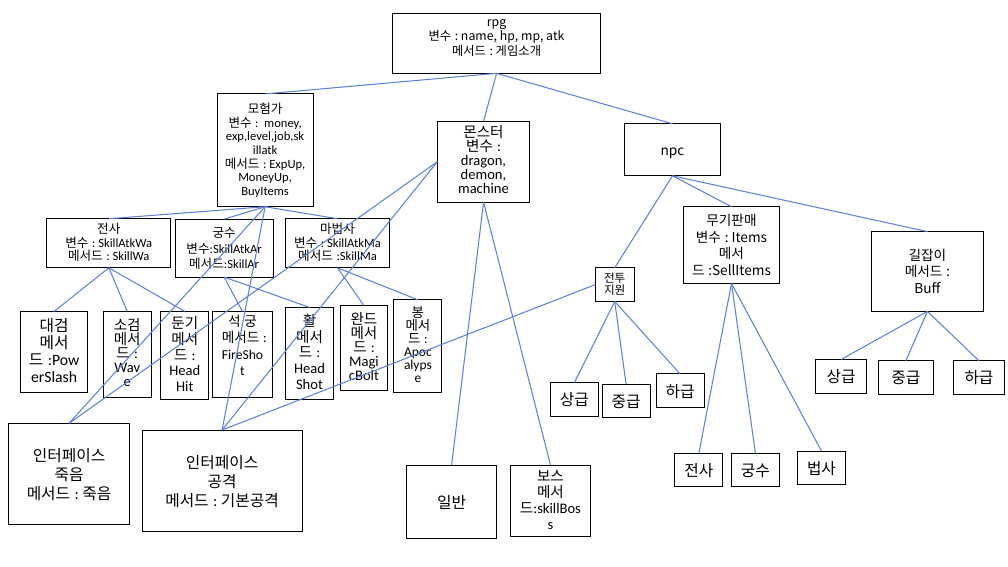
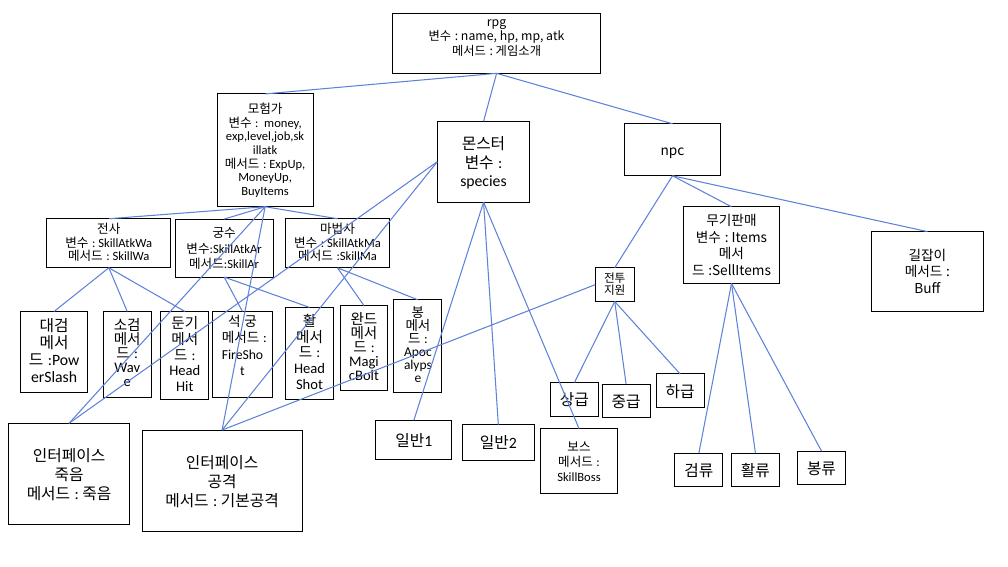
Before and after one commit to Nahoyoung146/javappt, a slide deck: slide 1 of 자바 프로젝트.pptx. Drawn at 1008x567 pixels with LibreOffice and Linux fonts; fonts in the diff are those of the drawing. Boxes give left, top, right and bottom in pixels: in the first picture for what was removed or moved away, otherwise in the second. Text is boxed around its words. In the diff, an @@ line names an element or a change of style, - is before the commit and + after.

Commit message:
수정

```diff
--- a/자바 프로젝트.pptx
+++ b/자바 프로젝트.pptx
@@ text in rectangle at [462, 136, 505, 151]: size 13.9 to 15 pt in "몬스터"; line spacing 0.8 to 1 @@
@@ text in rectangle at [460, 155, 506, 189]: text changed; size 13.9 to 15 pt @@
-변수 : dragon, demon, machine
+변수 : species
@@ line added from (484, 202) to (414, 420), #5E81D9 1 pt @@
@@ line moved from (484, 202) - (551, 465) to (484, 202) - (579, 429) @@
@@ line moved from (484, 202) - (451, 465) to (484, 202) - (498, 425) @@
@@ line removed from (928, 312) to (842, 360) @@
@@ line removed from (928, 312) to (906, 361) @@
@@ line removed from (928, 312) to (979, 361) @@
@@ rectangle removed at [816, 360, 867, 394] @@
-상급
@@ rectangle removed at [879, 361, 934, 395] @@
-중급
@@ rectangle removed at [954, 361, 1005, 395] @@
-하급
@@ rectangle "일반1": place and size @@
-rectangle "일반1" at [407, 465, 497, 538]
+rectangle "일반1" at [376, 420, 452, 460]
@@ text in rectangle at [395, 433, 432, 447]: text changed @@
-일반
+일반1
@@ rectangle added at [462, 425, 535, 461], outline #000000 0.75 pt, 15 pt, text #000000 @@
+일반2
@@ rectangle "보스": place and size @@
-rectangle "보스" at [511, 465, 591, 536]
+rectangle "보스" at [541, 429, 617, 494]
@@ text in rectangle at [567, 441, 590, 451]: size 13.9 to 12 pt in "보스"; line spacing 0.9 to 1 @@
@@ text in rectangle at [557, 455, 600, 481]: text changed; size 13.9 to 12 pt @@
-메서드:skillBoss
+메서드 : SkillBoss
@@ text in rectangle at [684, 463, 713, 478]: text changed @@
-전사
+검류
@@ text in rectangle at [741, 463, 770, 478]: text changed @@
-궁수
+활류
@@ text in rectangle at [807, 461, 836, 476]: text changed @@
-법사
+봉류
```
